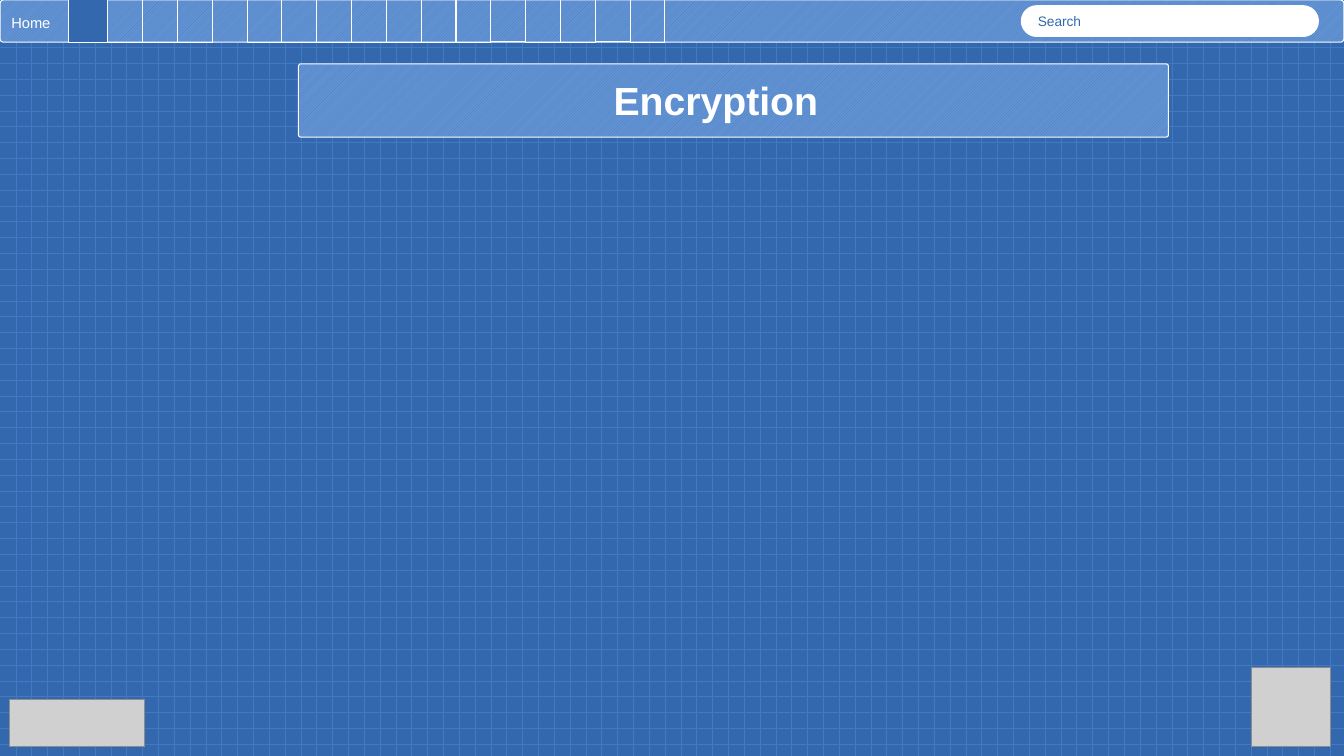
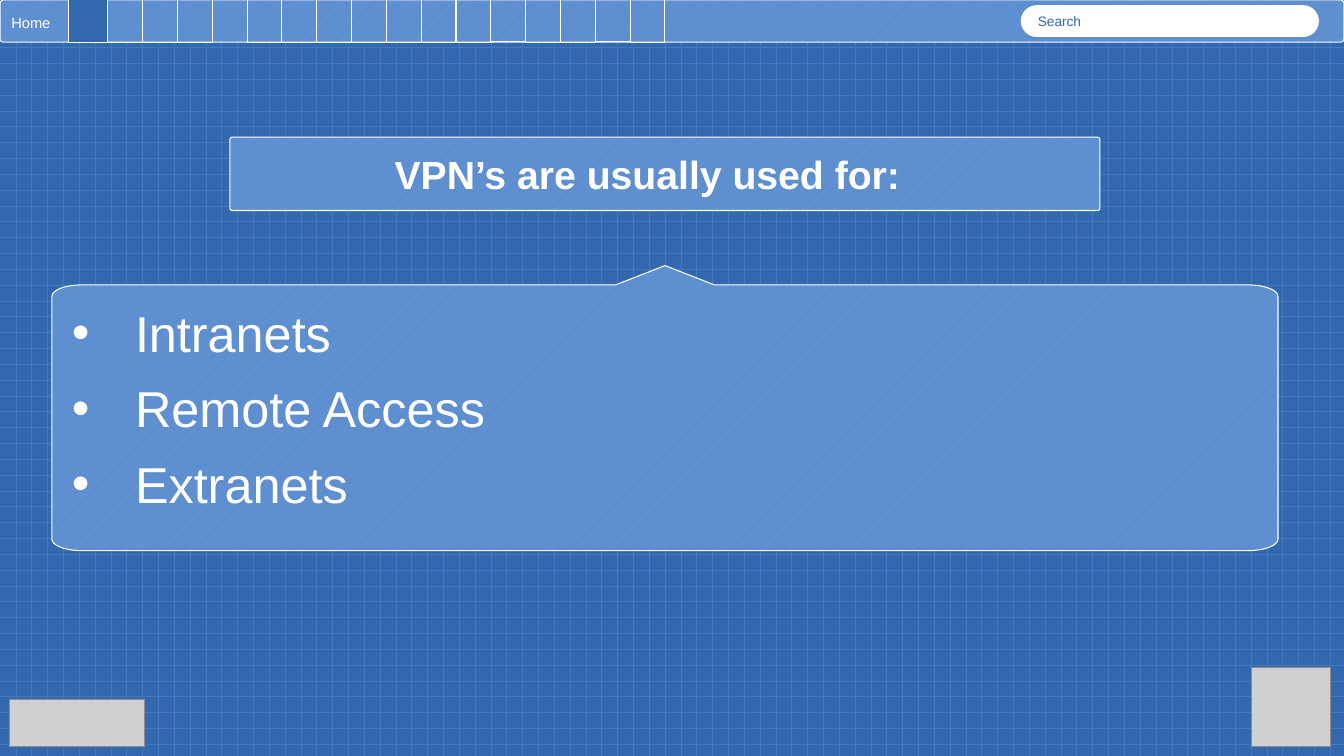
Before and after one commit to austinsonger/DataCommunicationsandNetworking-RobertMorrisUniversity, a slide deck: slide 6 of Virtual Private Networks.pptx (slide 8 before the commit). Drawn at 1344x756 pixels with LibreOffice and Linux fonts; fonts in the diff are those of the drawing; grey boxes stand for pictures. Boxes give left, top, right and bottom in pixels: in the first picture for what was removed or moved away, otherwise in the second. Text is boxed around its words. In the diff, an @@ line names an element or a change of style, - is before the commit and + after.

Commit message:
Updated

```diff
--- a/Virtual Private Networks.pptx
+++ b/Virtual Private Networks.pptx
@@ rounded rectangle "VPN’s are usually used for:": place and size @@
-rounded rectangle "VPN’s are usually used for:" at <box>298,64,1169,137</box>
+rounded rectangle "VPN’s are usually used for:" at <box>230,137,1100,211</box>
@@ text in rounded rectangle at <box>395,160,900,197</box>: text changed @@
-Encryption
+VPN’s are usually used for:
@@ freeform shape added at <box>51,266,1277,552</box>, fill pattern #437CC9 on #6493D2, outline #FFFFFF 0.75 pt, 36 pt, text #FFFFFF @@
+• Intranets
+• Remote Access
+• Extranets
```
Also in this commit, not shown: 3 other slides changed, 9 slides added, 12 slides removed.
